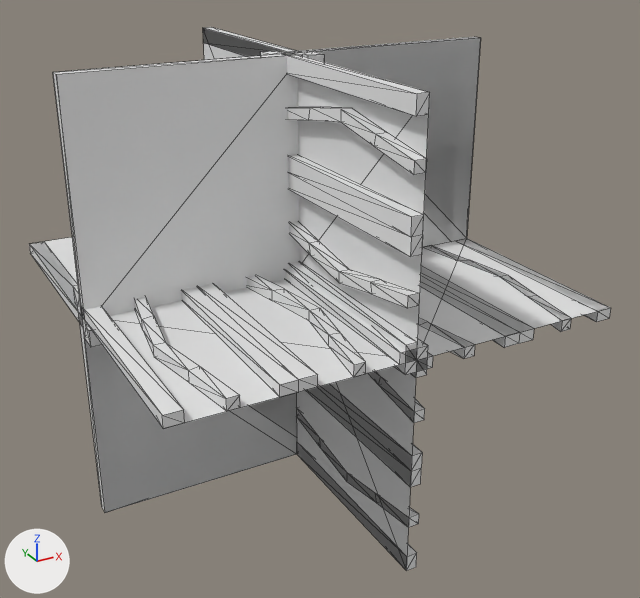
Two versions of the OBJ model Data/bmc/tiles/t_148.obj, one commit apart.
The view is the same before and after, from a camera (50 mm lens) standing at (-0.876, -1.715, 0.777) and looking at (0.04, -0.05, -0.055). Arrows for +X, +Y and +Z are at lower left; the lights stay in place. Mesh edges are drawn as thin lines. Where no turn or scale is listed for an object, it has been applied to the vertices.

In view in the first picture: 't_148'.
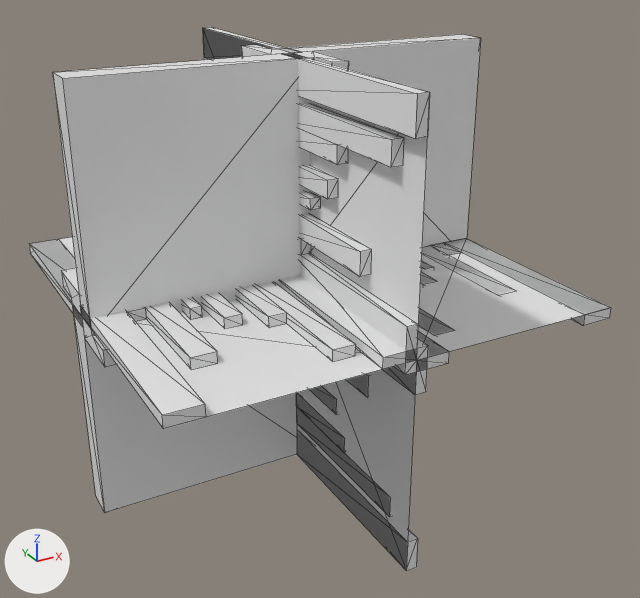
Location of each change, (x1, y1, x2, y2) in pixels of the pictures (640 x 598 px; the box of a moved part takes in the faces that stretch with it):
part 1 of me_t_148, added: after (421, 261, 433, 269)
part 2 of me_t_148, added: after (420, 272, 435, 284)
part 3 of me_t_148, rebuilt: before (247, 275, 366, 377); after (236, 281, 356, 362)
part 4 of me_t_148, rebuilt: before (288, 107, 426, 175); after (298, 103, 404, 167)
part 5 of me_t_148, rebuilt: before (288, 155, 424, 257); after (299, 165, 338, 199)
part 6 of me_t_148, rebuilt: before (182, 284, 318, 397); after (201, 293, 243, 329)
part 7 of me_t_148, rebuilt: before (296, 408, 419, 527); after (296, 393, 390, 514)
part 8 of me_t_148, rebuilt: before (419, 319, 475, 359); after (418, 308, 454, 335)
part 9 of me_t_148, added: after (299, 191, 321, 210)
part 10 of me_t_148, added: after (181, 298, 202, 320)
part 11 of me_t_148, deleted: before (421, 266, 534, 347)
part 12 of me_t_148, deleted: before (308, 385, 422, 487)
part 13 of me_t_148, moved or reshaped: (30, 28, 611, 571) in both

Patch to the scene script:
```diff
--- a/Data/bmc/tiles/t_148.obj.py
+++ b/Data/bmc/tiles/t_148.obj.py
@@ me_t_148 @@
 # used by ob_t_148; location = (0.0, 0.0, 0.0)
-me_t_148.from_pydata(...)  # 415 vertices, 798 faces; spans x -0.5..0.5, y -0.5..0.5, z -0.5..0.5
+me_t_148.from_pydata(...)  # 351 vertices, 648 faces; spans x -0.5..0.5, y -0.5..0.5, z -0.5..0.5
+# me_t_148 part 1: a new loose piece, a box spanning x 0.282..0.307, y -0.126..0.0, z -0.025..0.0
+# me_t_148 part 2: a new loose piece, a box spanning x 0.223..0.263, y -0.2..0.0, z -0.025..0.0
+# me_t_148 part 3: the loose piece of 38 vertices spanning x -0.138..-0.071, y -0.5..0.5, z -0.025..0.025 is rebuilt with 25 vertices and now spans x -0.182..-0.092, y -0.429..0.429, z -0.025..0.025
+# me_t_148 part 4: the loose piece of 38 vertices spanning x -0.025..0.025, y -0.5..0.5, z 0.362..0.429 is rebuilt with 25 vertices and now spans x -0.025..0.025, y -0.429..0.429, z 0.318..0.408
+# me_t_148 part 5: the loose piece of 21 vertices spanning x -0.025..0.025, y -0.5..0.5, z 0.212..0.288 is rebuilt with 14 vertices and now spans x -0.025..0.025, y -0.2..0.2, z 0.237..0.277
+# me_t_148 part 6: the loose piece of 21 vertices spanning x -0.287..-0.213, y -0.5..0.5, z -0.025..0.025 is rebuilt with 14 vertices and now spans x -0.263..-0.223, y -0.2..0.2, z -0.025..0.025
+# me_t_148 part 7: the loose piece of 20 vertices spanning x 0.0..0.025, y -0.5..0.0, z -0.429..-0.362 is rebuilt with 14 vertices and now spans x 0.0..0.025, y -0.429..0.0, z -0.408..-0.318
+# me_t_148 part 8: the loose piece of 20 vertices spanning x 0.071..0.138, y -0.5..0.0, z -0.025..0.0 is rebuilt with 14 vertices and now spans x 0.092..0.182, y -0.429..0.0, z -0.025..0.0
+# me_t_148 part 9: a new loose piece of 14 vertices spanning x -0.025..0.025, y -0.126..0.126, z 0.193..0.218
+# me_t_148 part 10: a new loose piece of 14 vertices spanning x -0.307..-0.282, y -0.126..0.126, z -0.025..0.025
+# me_t_148 part 11: the loose piece of 12 vertices spanning x 0.213..0.287, y -0.5..0.0, z -0.025..0.0 is deleted
+# me_t_148 part 12: the loose piece of 12 vertices spanning x 0.0..0.025, y -0.5..0.0, z -0.287..-0.212 is deleted
+# me_t_148 part 13: 190 vertices removed from x -0.5..0.5, y -0.5..0.5, z -0.5..0.5; 142 vertices added at x -0.5..0.5, y -0.5..0.5, z -0.5..0.5
```
